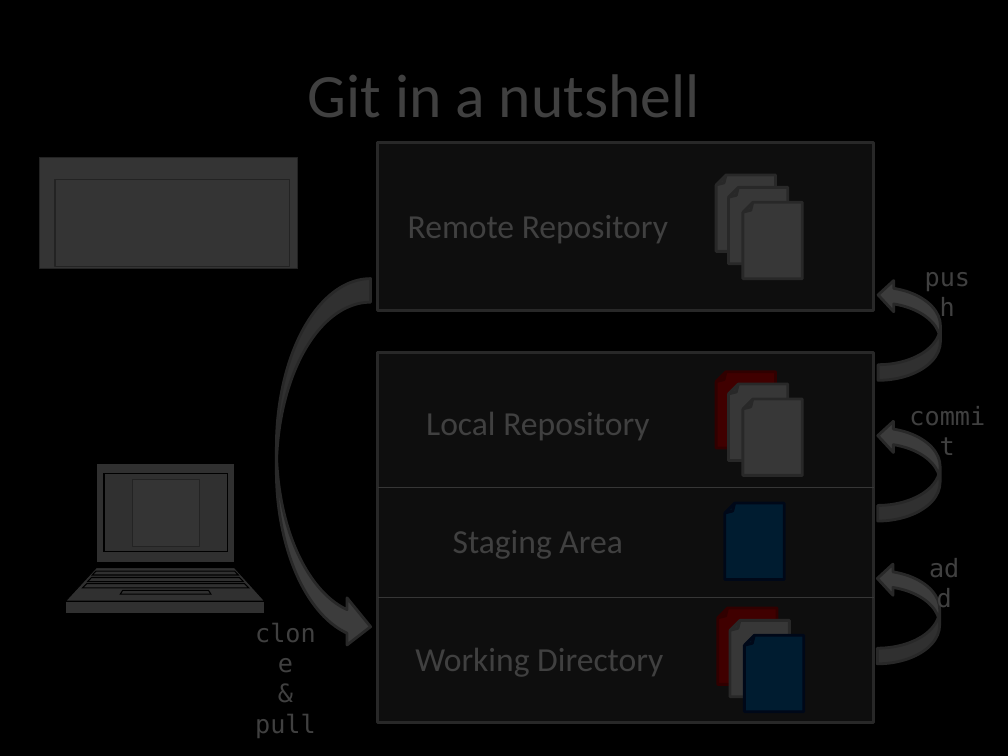
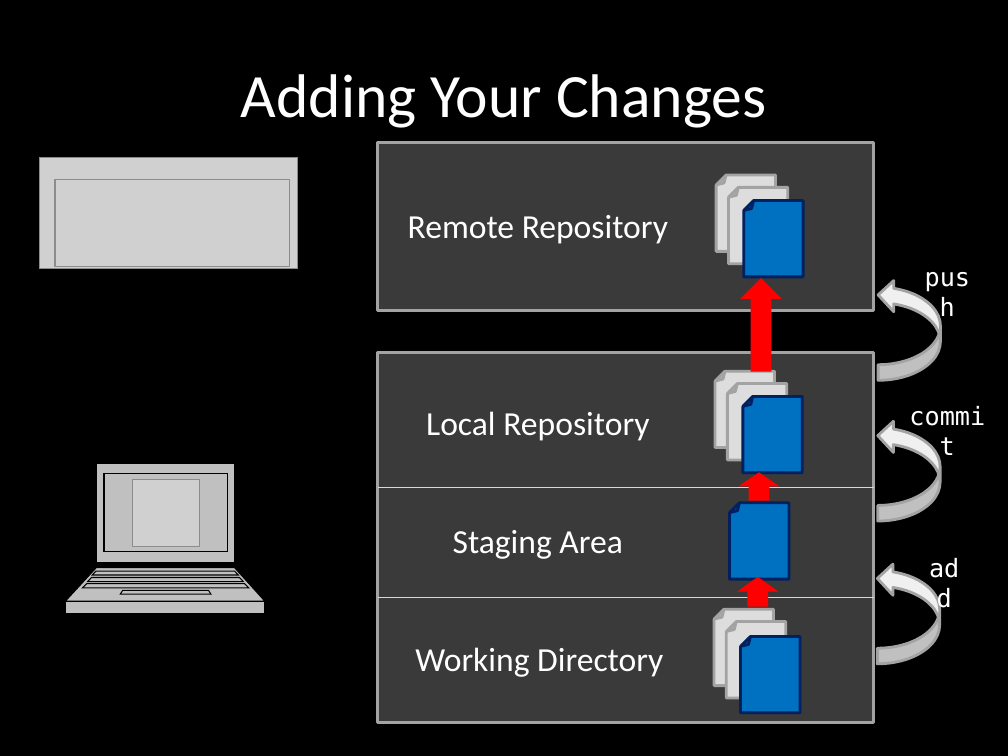
Before and after one commit to vgdev/git-guide, a slide deck: slide 37 of Git.pptx (slide 33 before the commit). Drawn at 1008x756 pixels with LibreOffice and Linux fonts; fonts in the diff are those of the drawing; grey boxes stand for pictures. Boxes give left, top, right and bottom in pixels: in the first picture for what was removed or moved away, otherwise in the second. Text is boxed around its words. In the diff, an @@ line names an element or a change of style, - is before the commit and + after.

```diff
--- a/Git.pptx
+++ b/Git.pptx
@@ rectangle removed at bbox=[1, 0, 1008, 756] @@
@@ title at bbox=[241, 74, 766, 128]: text changed @@
-Git in a nutshell
+Adding Your Changes
@@ folded corner at bbox=[744, 201, 803, 277]: fill #DDDDDD to #0070C0; outline #A3A3A3 2 pt to #002060 2 pt @@
@@ curved right arrow removed at bbox=[276, 278, 370, 650] @@
@@ down arrow added at bbox=[740, 278, 781, 372], fill #FF0000 @@
@@ folded corner: place and size @@
-folded corner at bbox=[743, 399, 802, 476]
+folded corner at bbox=[715, 371, 774, 448]
@@ folded corner: place and size @@
-folded corner at bbox=[716, 372, 775, 449]
+folded corner at bbox=[743, 396, 802, 473]
@@ folded corner at bbox=[743, 396, 802, 473]: fill #FF0000 to #0070C0; outline #C00000 2 pt to #002060 2 pt @@
@@ down arrow added at bbox=[738, 473, 779, 501], fill #FF0000 @@
@@ folded corner: place and size @@
-folded corner at bbox=[725, 503, 784, 580]
+folded corner at bbox=[730, 503, 789, 580]
@@ down arrow added at bbox=[737, 577, 778, 607], fill #FF0000 @@
@@ folded corner: place and size @@
-folded corner at bbox=[718, 608, 777, 684]
+folded corner at bbox=[714, 609, 773, 685]
@@ folded corner at bbox=[714, 609, 773, 685]: fill #FF0000 to #DDDDDD; outline #C00000 2 pt to #A3A3A3 2 pt @@
@@ text removed at bbox=[255, 714, 316, 738] @@
-clone
-&
-pull
```
Also in this commit, not shown: 6 other slides changed, 13 slides added.
